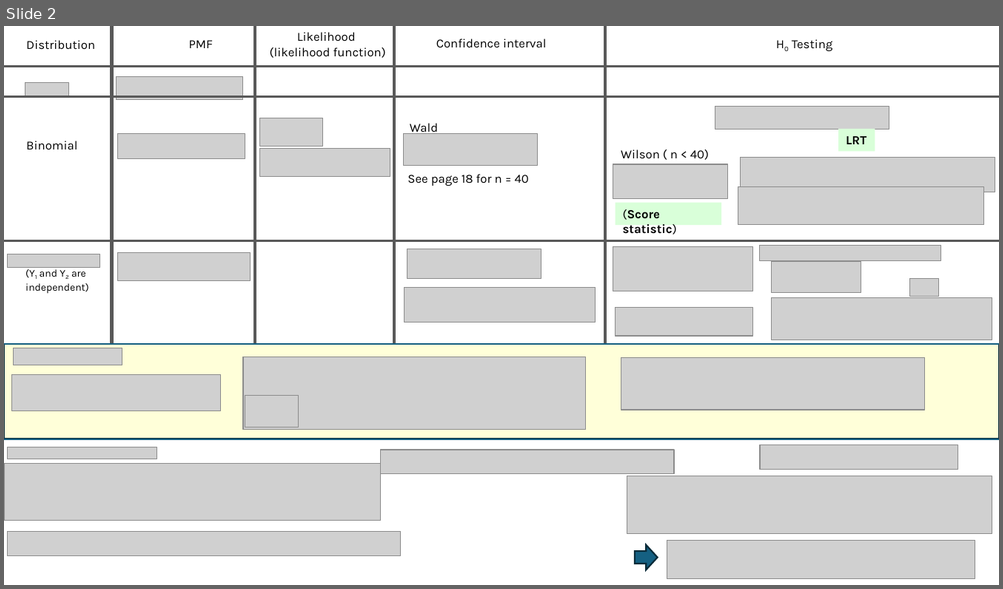
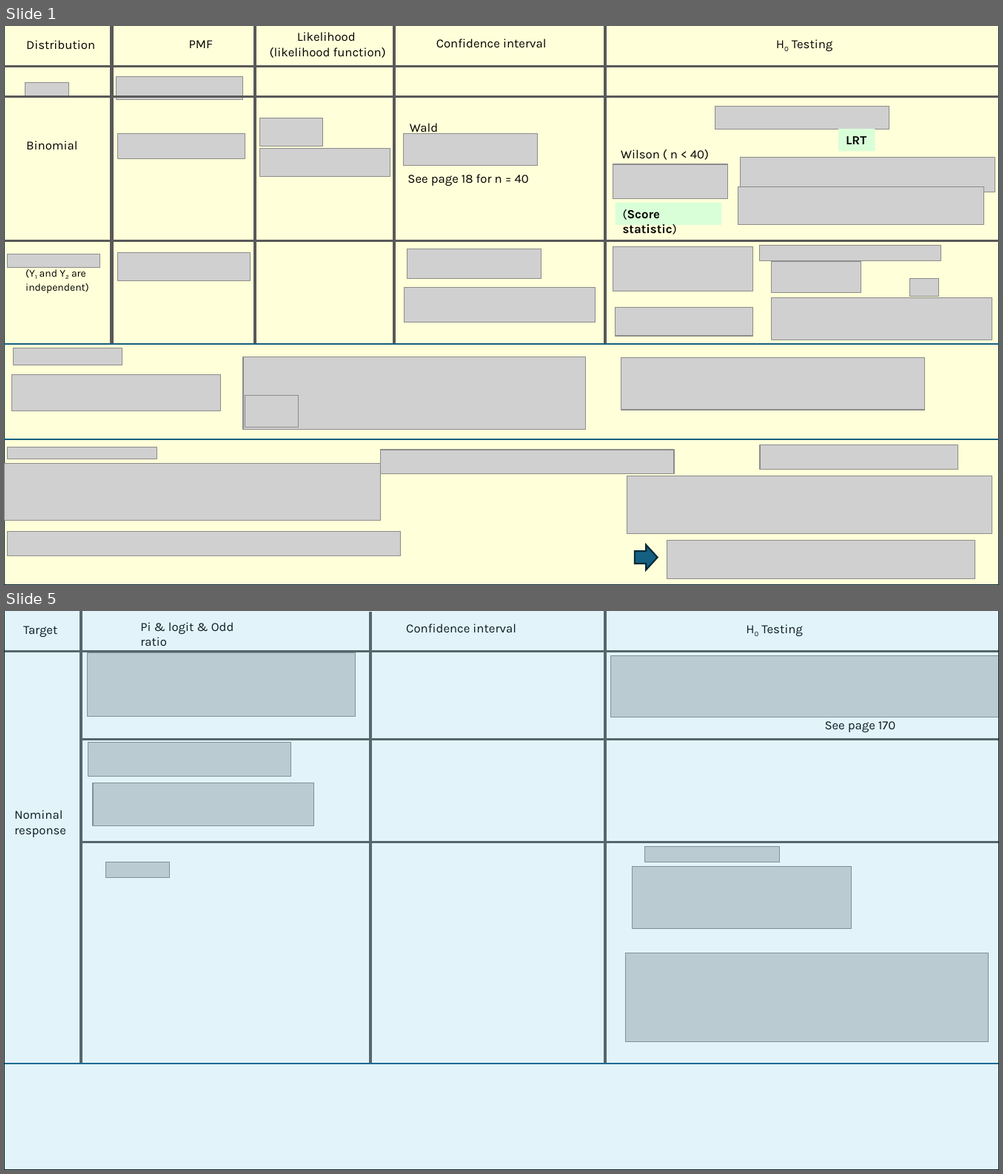
Before and after one commit to koohong/Discrete_271, a slide deck: summary.pptx. Shown one above the other, each under a label of ours: slide 2 before the commit, slides 1 and 5 after it; the slides between them are not shown. The pictures are 1003x589 and 1003x1174 pixels, drawn with LibreOffice and Linux fonts; fonts in the diff are those of the drawing; grey boxes stand for pictures. Boxes give left, top, right and bottom in pixels: in the first picture for what was removed or moved away, otherwise in the second. Text is boxed around its words. In the diff, an @@ line names an element or a change of style, - is before the commit and + after.

```diff
--- a/summary.pptx
+++ b/summary.pptx
@@ slide 5 added at (x1=4, y1=611, x2=999, y2=1170), background #FFFFFF @@
@@ rectangle added at (x1=4, y1=611, x2=999, y2=1170), fill #46B1E1 at 15% opacity, outline #092A39 1.5 pt @@
@@ text added at (x1=23, y1=626, x2=57, y2=637), 12 pt, text #000000 @@
+Target
@@ line added from (81, 611) to (81, 1064), #595959 3 pt @@
@@ text added at (x1=140, y1=622, x2=234, y2=646), 12 pt, text #000000 @@
+Pi & logit & Odd ratio
@@ line added from (370, 612) to (370, 1064), #595959 3 pt @@
@@ text added at (x1=406, y1=624, x2=515, y2=632), 12 pt, text #000000 @@
+Confidence interval
@@ line added from (606, 611) to (606, 1064), #595959 3 pt @@
@@ text added at (x1=761, y1=624, x2=802, y2=636), 12 pt, text #000000 @@
+H0 Testing
@@ line added from (4, 651) to (999, 651), #595959 2.25 pt @@
@@ picture added at (x1=87, y1=652, x2=356, y2=716) @@
@@ picture added at (x1=611, y1=655, x2=999, y2=717) @@
@@ text added at (x1=825, y1=721, x2=895, y2=732), 12 pt, text #000000 @@
+See page 170
@@ line added from (82, 739) to (999, 739), #595959 2.25 pt @@
@@ picture added at (x1=88, y1=743, x2=291, y2=777) @@
@@ picture added at (x1=93, y1=783, x2=314, y2=826) @@
@@ text added at (x1=14, y1=810, x2=66, y2=837), 12 pt, text #000000 @@
+Nominal response
@@ line added from (82, 843) to (999, 843), #595959 2.25 pt @@
@@ picture added at (x1=645, y1=847, x2=780, y2=862) @@
@@ picture added at (x1=106, y1=863, x2=170, y2=878) @@
@@ picture added at (x1=632, y1=867, x2=851, y2=929) @@
@@ picture added at (x1=626, y1=954, x2=988, y2=1042) @@
@@ line added from (4, 1064) to (999, 1064), #156082 1.5 pt @@
@@ what was slide 2 is now slide 1 @@
@@ slide 1 changed as well @@
@@ rectangle resized from (x1=4, y1=344, x2=999, y2=439) to (x1=4, y1=26, x2=999, y2=585) @@
```
Also in this commit, not shown: 6 other slides added, 1 slide removed, 58 other files.
